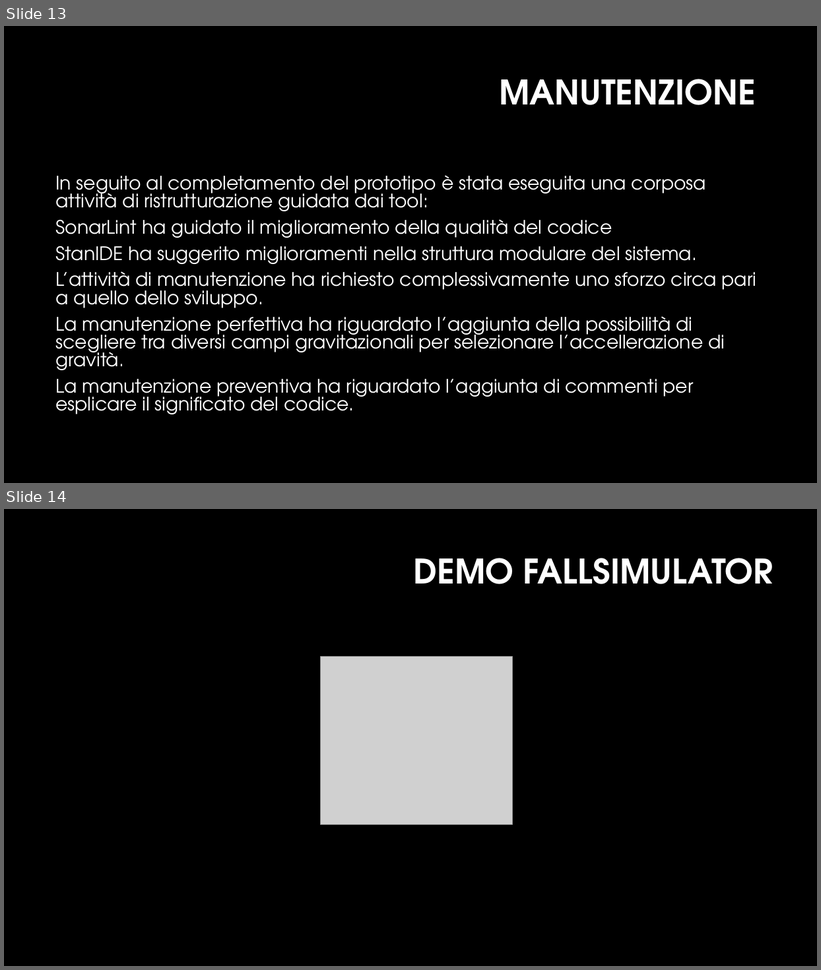
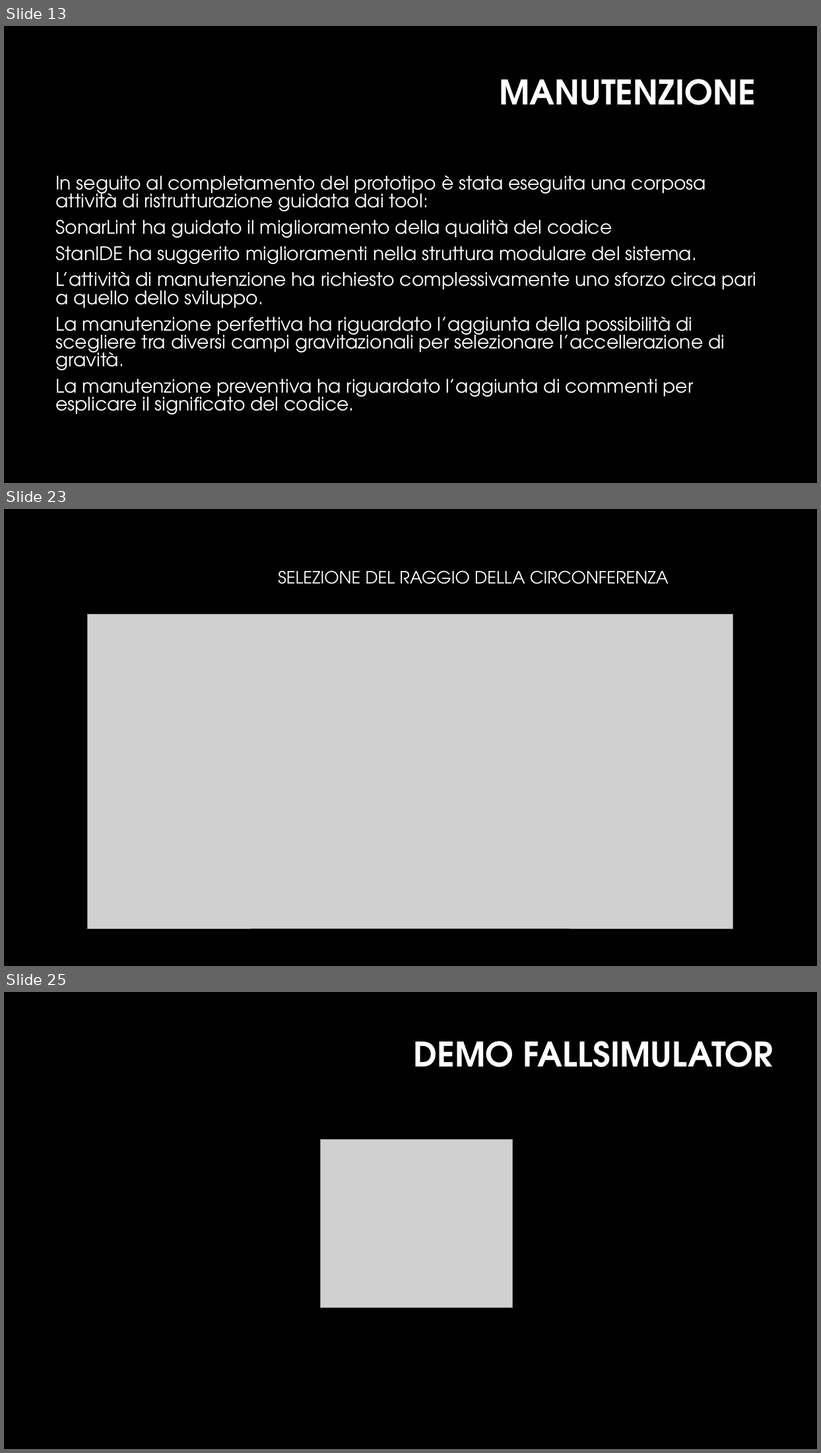
Before and after one commit to MarcoMarcoulli/FallSimulatorRepository, a slide deck: Docs/Documents/Presentazione/presentazioneFallSimulator.pptx. Shown one above the other, each under a label of ours: slides 13 and 14 before the commit, slides 13, 23 and 25 after it; the slides between them are not shown. The pictures are 821x970 and 821x1453 pixels, drawn with LibreOffice and Linux fonts; fonts in the diff are those of the drawing; grey boxes stand for pictures; background and template pictures are left out. Boxes give left, top, right and bottom in pixels: in the first picture for what was removed or moved away, otherwise in the second. Text is boxed around its words. In the diff, an @@ line names an element or a change of style, - is before the commit and + after.

```diff
--- a/Docs/Documents/Presentazione/presentazioneFallSimulator.pptx
+++ b/Docs/Documents/Presentazione/presentazioneFallSimulator.pptx
@@ slide 23 added at bbox=[4, 509, 817, 966], background #000000 @@
@@ title added at bbox=[278, 570, 669, 584], 20 pt, text #FFFFFF @@
+SELEZIONE DEL RAGGIO DELLA CIRCONFERENZA
@@ picture added at bbox=[88, 615, 733, 929] @@
@@ what was slide 14 is now slide 25 @@
```
Also in this commit, not shown: 10 other slides added.
